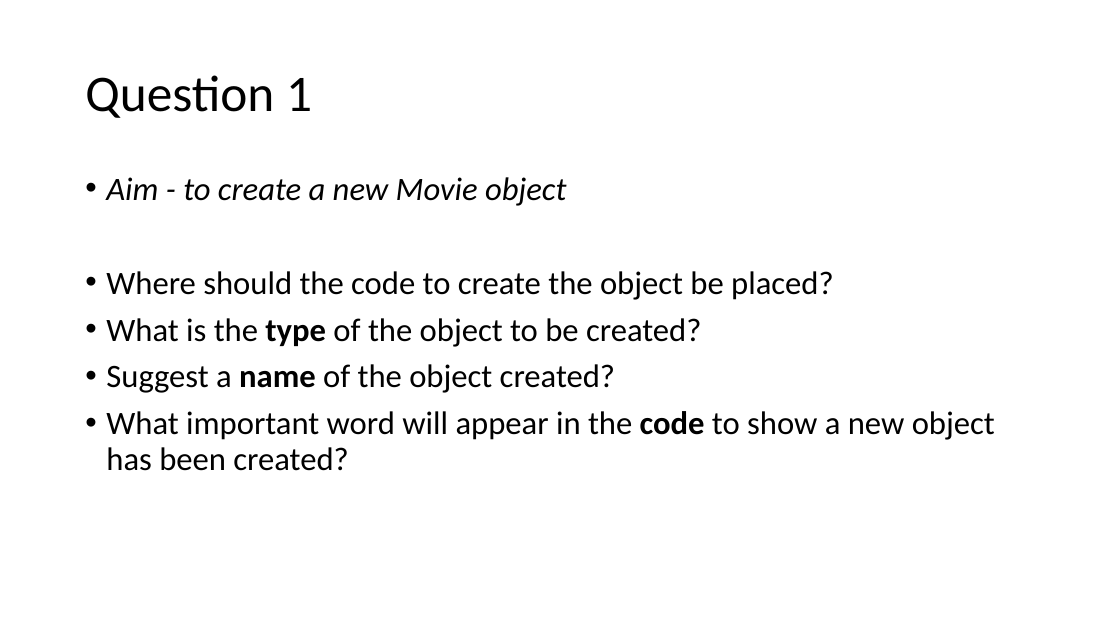
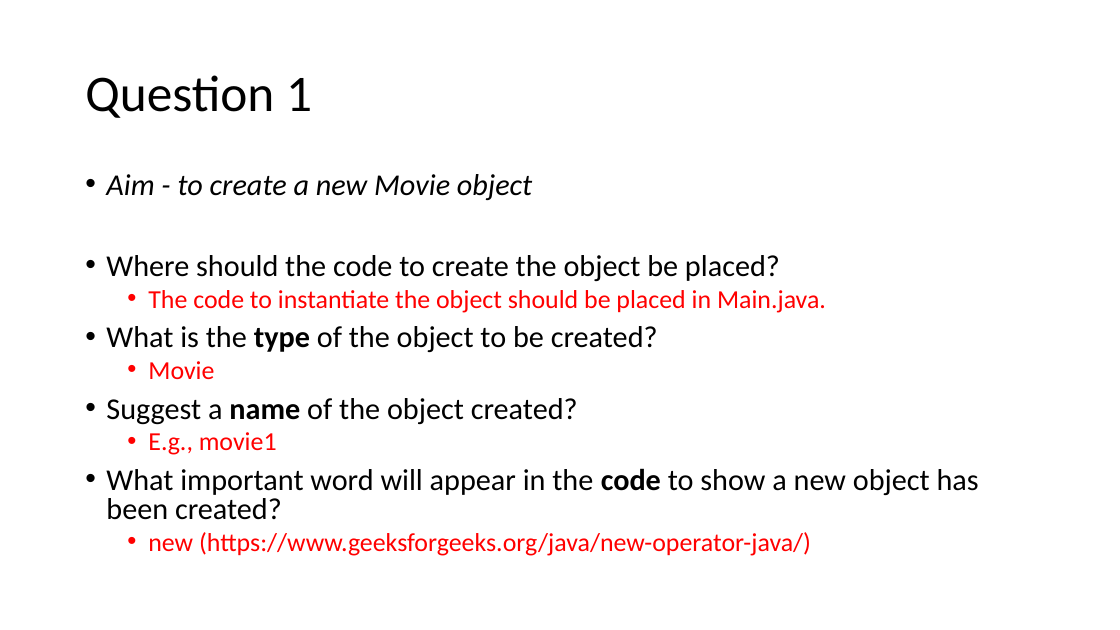
Before and after one commit to random-walkie/gasw_programming1, a slide deck: slide 4 of week2/activity/Week2Activity.pptx. Drawn at 1120x630 pixels with LibreOffice and Linux fonts; fonts in the diff are those of the drawing. Boxes give left, top, right and bottom in pixels: in the first picture for what was removed or moved away, otherwise in the second. Text is boxed around its words. In the diff, an @@ line names an element or a change of style, - is before the commit and + after.

Commit message:
Update MainMovies to demonstrate Movie class usage

```diff
--- a/week2/activity/Week2Activity.pptx
+++ b/week2/activity/Week2Activity.pptx
@@ text at [106, 174, 979, 520]: size 28 to 25.9 pt in "Aim - to create a new Movie ...", "Where should the code to create the ...", "What is the type of the object ...", "Suggest a name of the object created?" and 1 more places; line spacing 0.9 to 0.8 @@
@@ text at [148, 290, 826, 313]: paragraph added @@
+  • The code to instantiate the object should be placed in Main.java.
@@ text at [148, 361, 214, 379]: paragraph added @@
+  • Movie
@@ text at [148, 432, 277, 455]: paragraph added @@
+  • E.g., movie1
@@ text at [148, 532, 811, 556]: paragraph added @@
+  • new (https://www.geeksforgeeks.org/java/new-operator-java/)
```
Also in this commit, not shown: 4 other slides changed, 1 other file.
